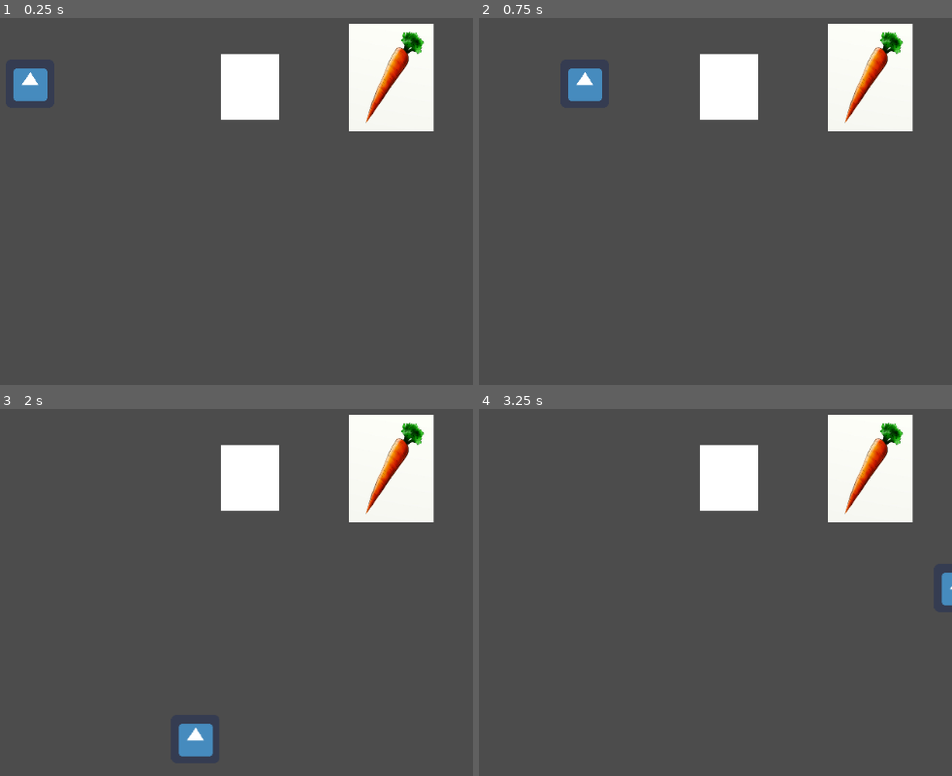
Above: before the commit, frames 1-4 (two rows, left to right).
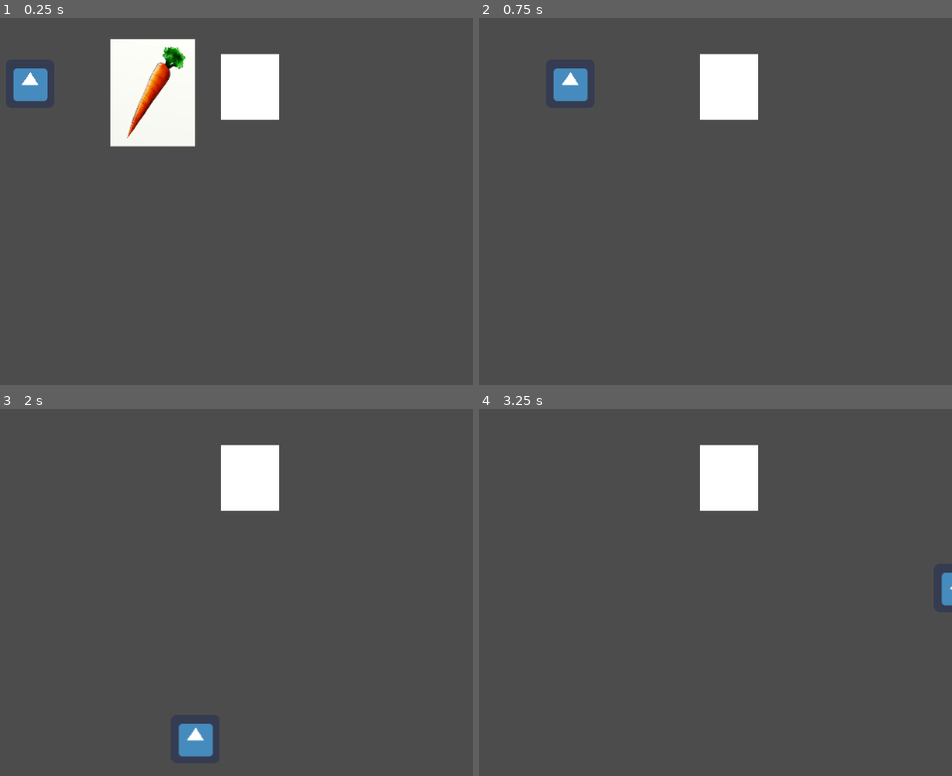
Above: after the commit, the same moments.

Repository: JTMahone/Fellas-Against-Regional-Tyrrany-Final-Project
Game: Godot game, scene res://Levels/Level1.tscn
Two runs of this game, one before a commit and one after it. Both use one fixed random seed, a clock stepped at 60 frames per second and the inputs below. The engine's default icon, where the game draws it, is replaced by a stand-in: a white triangle on a blue panel in a dark square.
Inputs (mouse positions are in pixels of both pictures, inside the frame that each line leads up to):
- Up to frame 1 (0.25 s): no input
- Up to frame 2 (0.75 s): tap Enter at 0.5 s; move the mouse to (734, 135) at 0.52 s; hold D (right) from 0.53 s (still down); click (734, 135) at 0.6 s
- Up to frame 3 (2 s): move the mouse to (outside the picture) at 1.27 s; release D (right) at 1.28 s; hold S (down) from 1.28 s (still down); click (outside the picture) at 1.35 s
- Up to frame 4 (3.25 s): move the mouse to (639, 449) at 2.02 s; release S (down) at 2.03 s; hold D (right) 2.03-2.78 s; click (639, 449) at 2.1 s; move the mouse to (526, 640) at 2.77 s; hold W (up) from 2.78 s (still down); click (526, 640) at 2.85 s

The runs differ from the first frame. In frame 1, 11% of the frame differs, in the area x 23-92%, y 1-36%; in frame 2, 5.9%; in frame 3, 5.3%; in frame 4, 5.3%.

Commit message:
trying to figure out how to make enemy move

Diff:
--- a/Enemies/Enemy.gd
+++ b/Enemies/Enemy.gd
@@ -1,20 +1,19 @@
-extends Node2D
+extends KinematicBody2D
 
+var player = get_node_or_null("res://Player/Player.tscn")
+export var speed = 350
+onready var tween = get_node("Tween")
 
-# Declare member variables here. Examples:
-# var a = 2
-# var b = "text"
+func _ready():
+	pass
 
+func _physics_process(_delta):
+	tween.interpolate_property($Area2D,"position",Vector2(0, 0), Vector2(100, 100), 1, Tween.TRANS_LINEAR, Tween.EASE_IN_OUT)
+	tween.start()
 
-# Called when the node enters the scene tree for the first time.
-func _ready():
-	pass # Replace with function body.
-
-
-# Called every frame. 'delta' is the elapsed time since the previous frame.
-#func _process(delta):
-#	pass
-
+func die():
+	queue_free()
 
 func _on_Area2D_body_entered(body):
-	$CarrotSprite.hide()
+	if body.name == "Player":
+		die()
--- a/Enemies/Enemy.tscn
+++ b/Enemies/Enemy.tscn
@@ -1,24 +1,35 @@
-[gd_scene load_steps=4 format=2]
+[gd_scene load_steps=5 format=2]
 
 [ext_resource path="res://Enemies/Enemy.gd" type="Script" id=1]
 [ext_resource path="res://Assets/carrottest.jpg" type="Texture" id=2]
 
-[sub_resource type="CapsuleShape2D" id=1]
-radius = 79.0
+[sub_resource type="RectangleShape2D" id=1]
+extents = Vector2( 58, 73 )
 
-[node name="Enemy" type="Node2D"]
+[sub_resource type="RectangleShape2D" id=2]
+extents = Vector2( 58, 70 )
+
+[node name="Enemy" type="KinematicBody2D"]
 script = ExtResource( 1 )
-
-[node name="Area2D" type="Area2D" parent="."]
-position = Vector2( 4, 4 )
-
-[node name="CollisionShape2D" type="CollisionShape2D" parent="Area2D"]
-position = Vector2( 368, 220 )
-shape = SubResource( 1 )
 
 [node name="CarrotSprite" type="Sprite" parent="."]
 position = Vector2( 374, 217 )
 scale = Vector2( 0.0933333, 0.118729 )
 texture = ExtResource( 2 )
 
+[node name="CollisionShape2D" type="CollisionShape2D" parent="."]
+position = Vector2( 373, 218 )
+shape = SubResource( 1 )
+
+[node name="Area2D" type="Area2D" parent="."]
+position = Vector2( 4, 0 )
+
+[node name="CollisionShape2D" type="CollisionShape2D" parent="Area2D"]
+position = Vector2( 367, 219 )
+shape = SubResource( 2 )
+
+[node name="Tween" type="Tween" parent="."]
+repeat = true
+playback/repeat = true
+
 [connection signal="body_entered" from="Area2D" to="." method="_on_Area2D_body_entered"]
--- a/Levels/Level1.tscn
+++ b/Levels/Level1.tscn
@@ -1,10 +1,15 @@
-[gd_scene load_steps=4 format=2]
+[gd_scene load_steps=5 format=2]
 
 [ext_resource path="res://Player/Player.tscn" type="PackedScene" id=1]
 [ext_resource path="res://Enemies/Enemy.tscn" type="PackedScene" id=2]
 
 [sub_resource type="RectangleShape2D" id=1]
 extents = Vector2( 39.5, 42 )
+
+[sub_resource type="NavigationPolygon" id=2]
+vertices = PoolVector2Array( 1026, 4, 1024, 598, 768, 242, 768, 156, 2, 1, 689, 158, -4, 596, 689, 251 )
+polygons = [ PoolIntArray( 0, 1, 2, 3 ), PoolIntArray( 4, 0, 3, 5 ), PoolIntArray( 2, 1, 6, 7 ), PoolIntArray( 7, 6, 4, 5 ) ]
+outlines = [ PoolVector2Array( 1024, 598, -4, 596, 2, 1, 1026, 4 ), PoolVector2Array( 768, 242, 768, 156, 689, 158, 689, 251 ) ]
 
 [node name="Level1" type="Node2D"]
 
@@ -23,5 +28,10 @@
 [node name="Player" parent="." instance=ExtResource( 1 )]
 position = Vector2( 439, 201 )
 
-[node name="Carrot1" parent="." instance=ExtResource( 2 )]
-position = Vector2( 542, -24 )
+[node name="Navigation2D" type="Navigation2D" parent="."]
+
+[node name="NavigationPolygonInstance" type="NavigationPolygonInstance" parent="Navigation2D"]
+navpoly = SubResource( 2 )
+
+[node name="Enemy" parent="." instance=ExtResource( 2 )]
+position = Vector2( 227, -4 )
